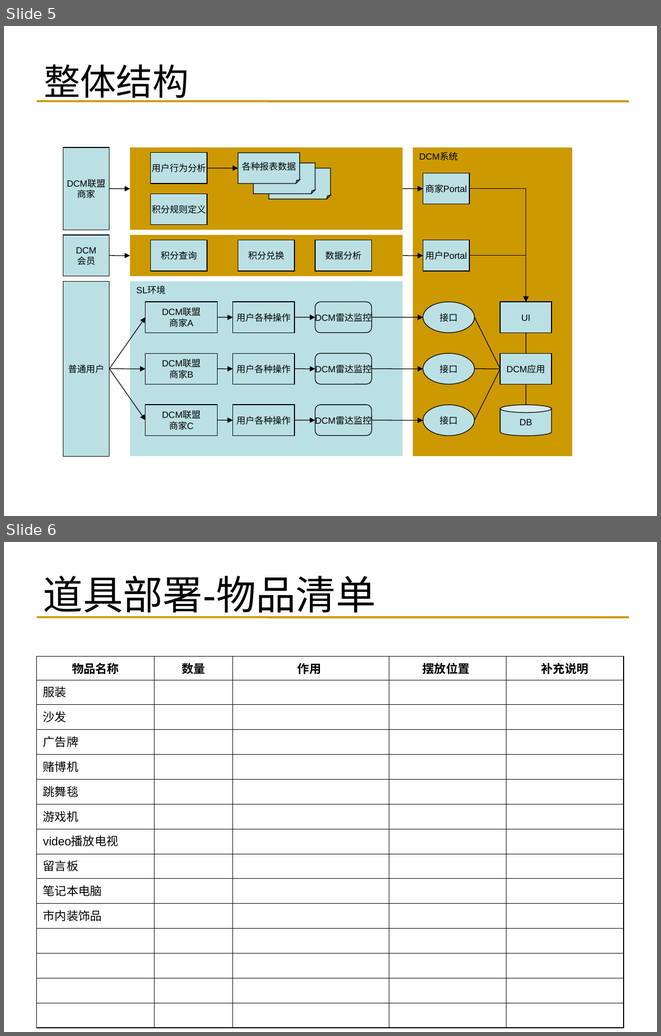
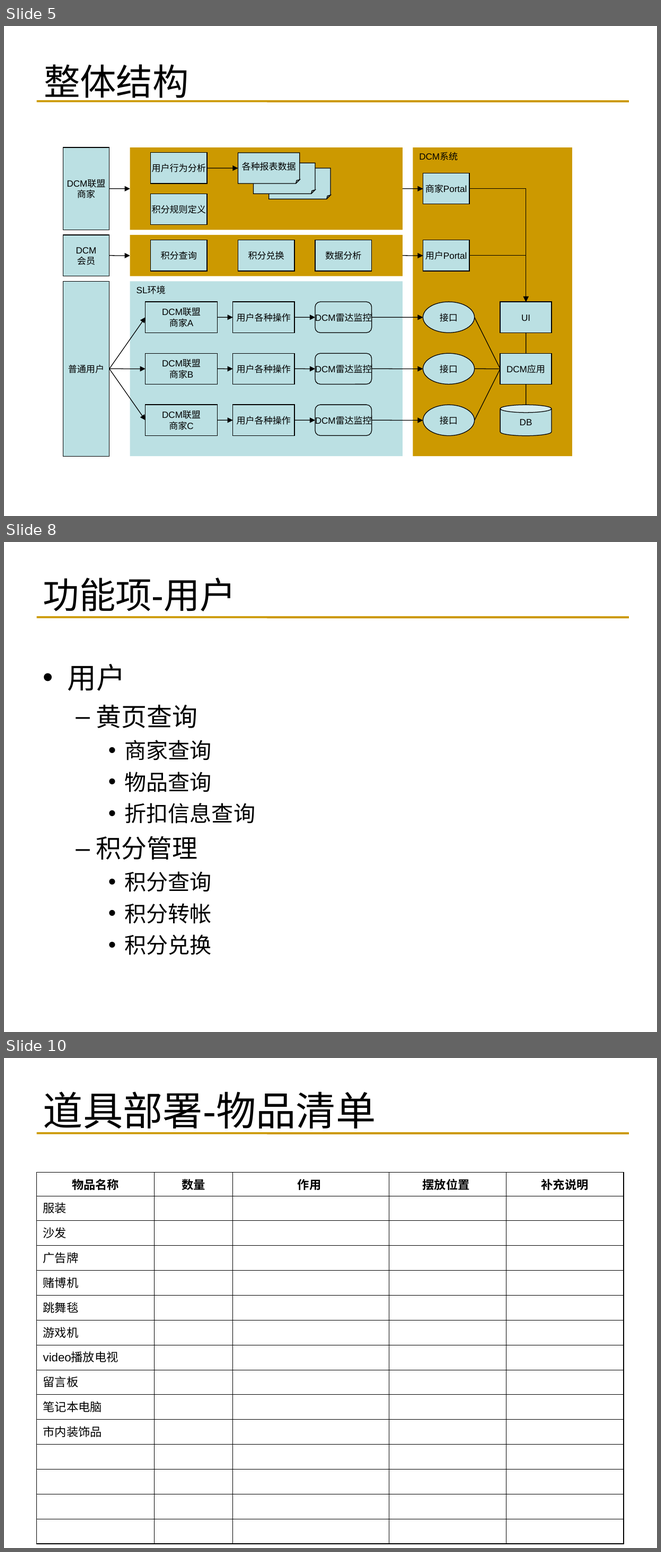
Before and after one commit to reetssydney/dcm, a slide deck: trunk/Second Life需求_张亮.ppt. Shown one above the other, each under a label of ours: slides 5 and 6 before the commit, slides 5, 8 and 10 after it; the slides between them are not shown. The pictures are 661x1036 and 661x1552 pixels, drawn with LibreOffice and Linux fonts; fonts in the diff are those of the drawing. Boxes give left, top, right and bottom in pixels: in the first picture for what was removed or moved away, otherwise in the second. Text is boxed around its words. In the diff, an @@ line names an element or a change of style, - is before the commit and + after.

```diff
--- a/trunk/Second Life需求_张亮.ppt
+++ b/trunk/Second Life需求_张亮.ppt
@@ slide 8 added at (4,542,657,1032), background #FFFFFF; not listed: 1 template element that a slide beside it also shows @@
@@ title added at (43,578,237,617), 40 pt, text #000000 @@
+功能项-用户
@@ text added at (68,664,255,955), 24 pt, text #000000 @@
+• 用户
+  – 黄页查询
+    • 商家查询
+    • 物品查询
+    • 折扣信息查询
+  – 积分管理
+    • 积分查询
+    • 积分转帐
+    • 积分兑换
@@ what was slide 6 is now slide 10 @@
```
Also in this commit, not shown: 1 slide changed, 3 other slides added.
